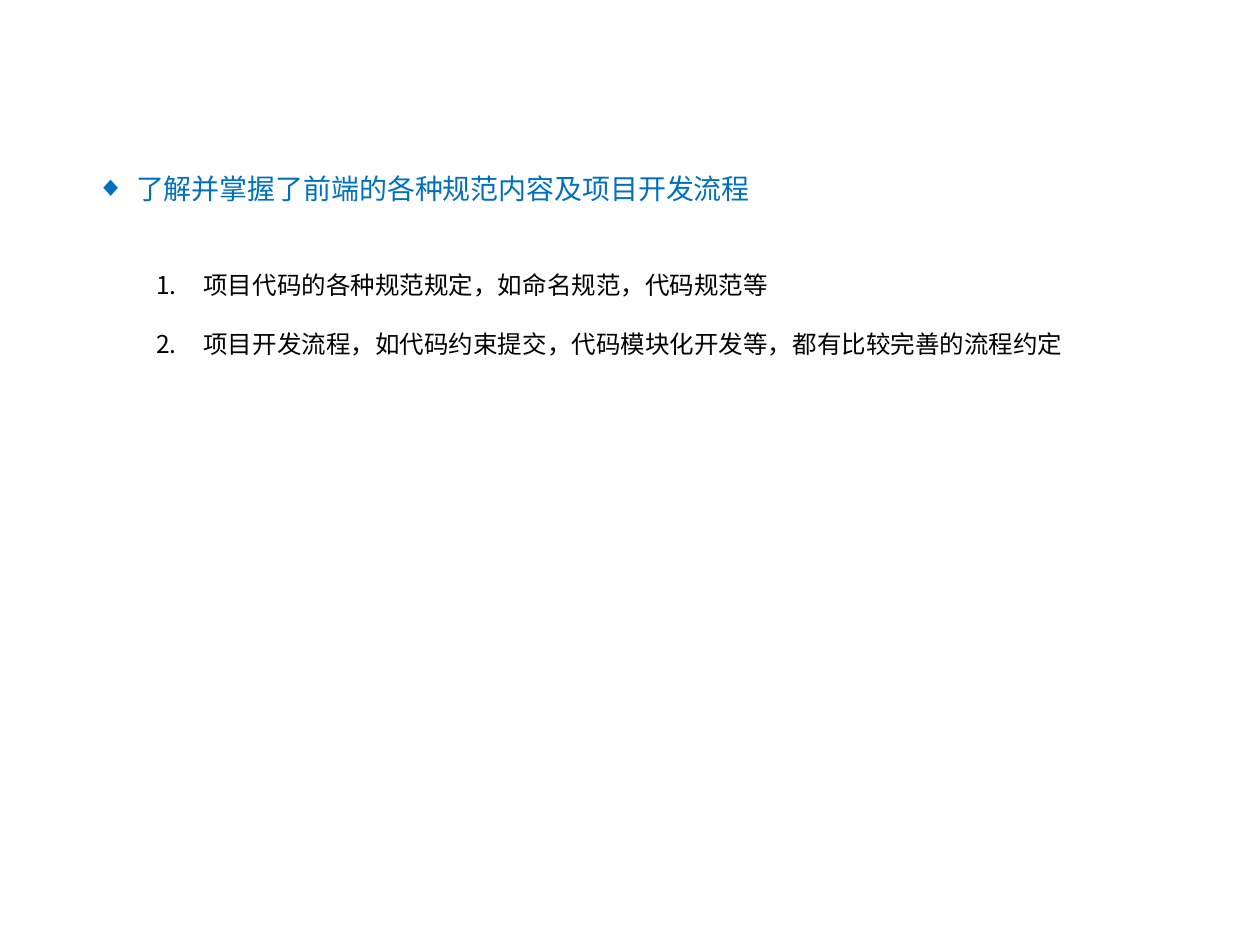
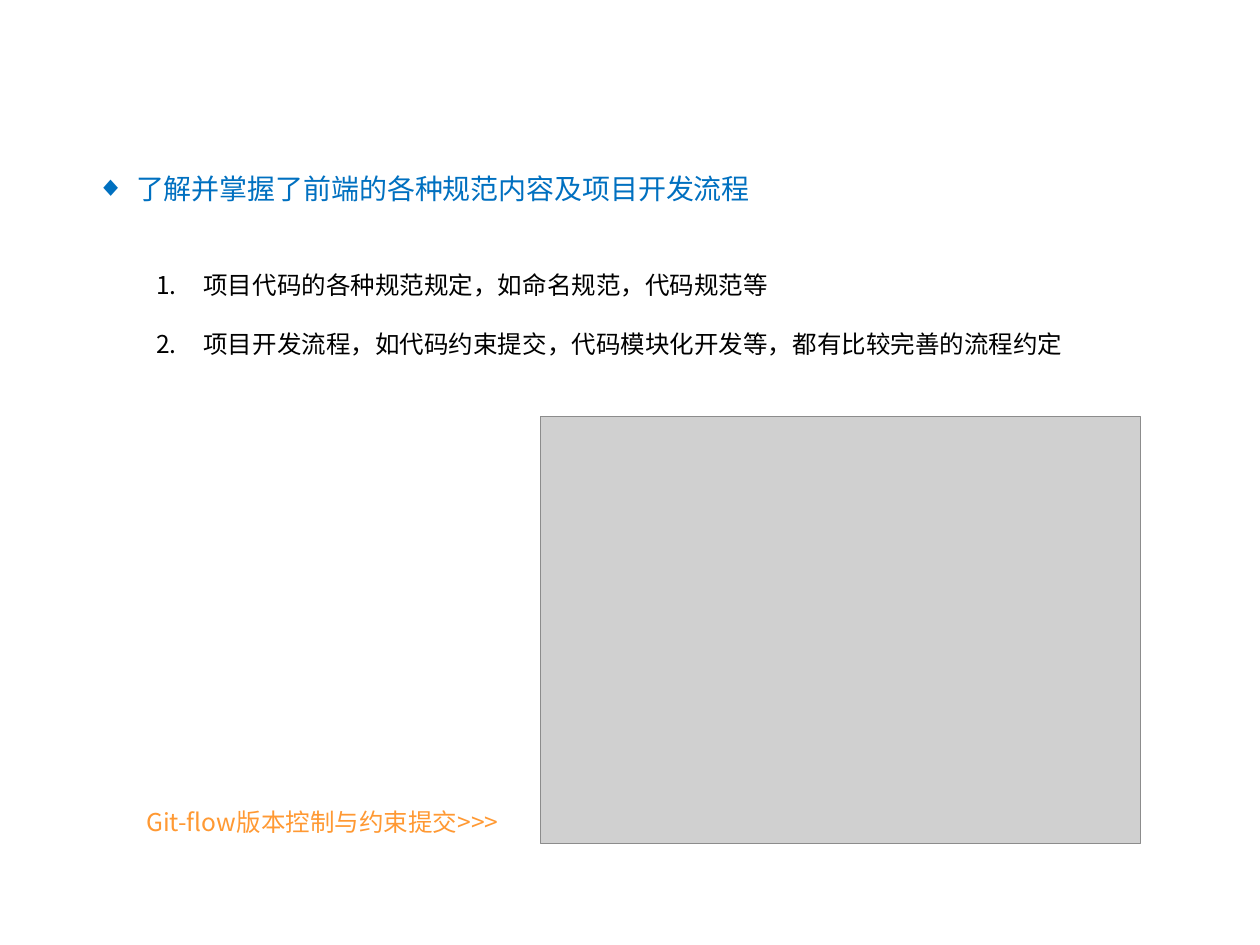
Before and after one commit to zhengyuliang/Blog-Back-Up, a slide deck: slide 10 of ppt/转正答辩汇报_郑宇亮.pptx. Drawn at 1260x945 pixels with LibreOffice and Linux fonts; fonts in the diff are those of the drawing; grey boxes stand for pictures; background and template pictures are left out. Boxes give left, top, right and bottom in pixels: in the first picture for what was removed or moved away, otherwise in the second. Text is boxed around its words. In the diff, an @@ line names an element or a change of style, - is before the commit and + after.

```diff
--- a/ppt/转正答辩汇报_郑宇亮.pptx
+++ b/ppt/转正答辩汇报_郑宇亮.pptx
@@ picture added at bbox=[541, 416, 1140, 843] @@
@@ text added at bbox=[146, 810, 498, 833], 14 pt, text #FF9933 @@
+Git-flow版本控制与约束提交>>>
```
Also in this commit, not shown: 1 other slide changed.
